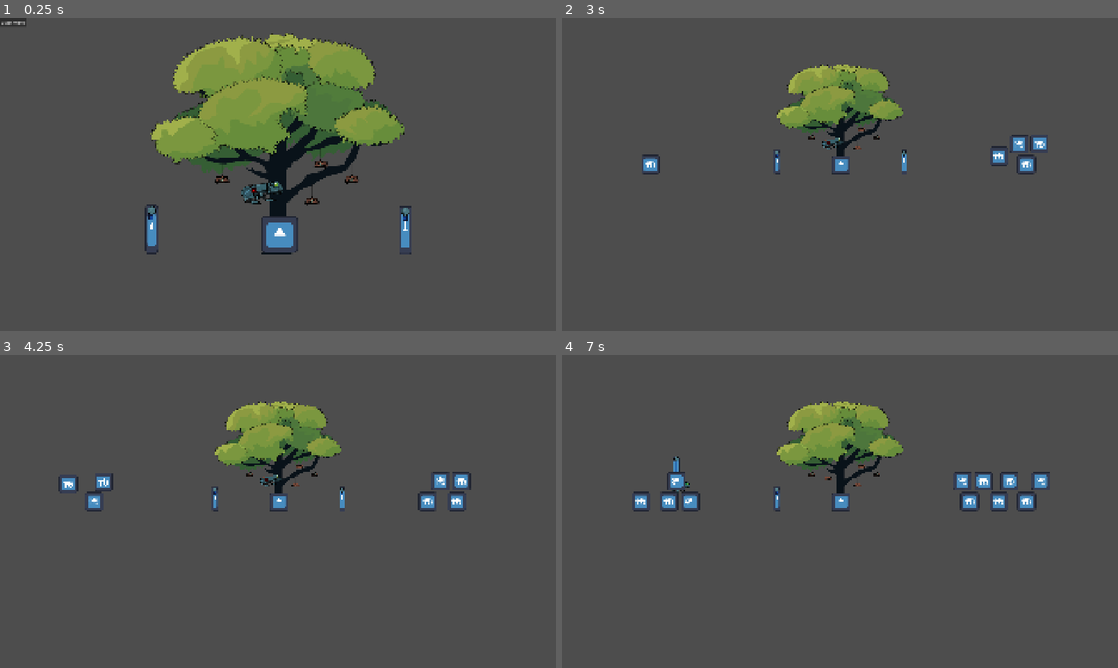
Above: before the commit, frames 1-4 (two rows, left to right).
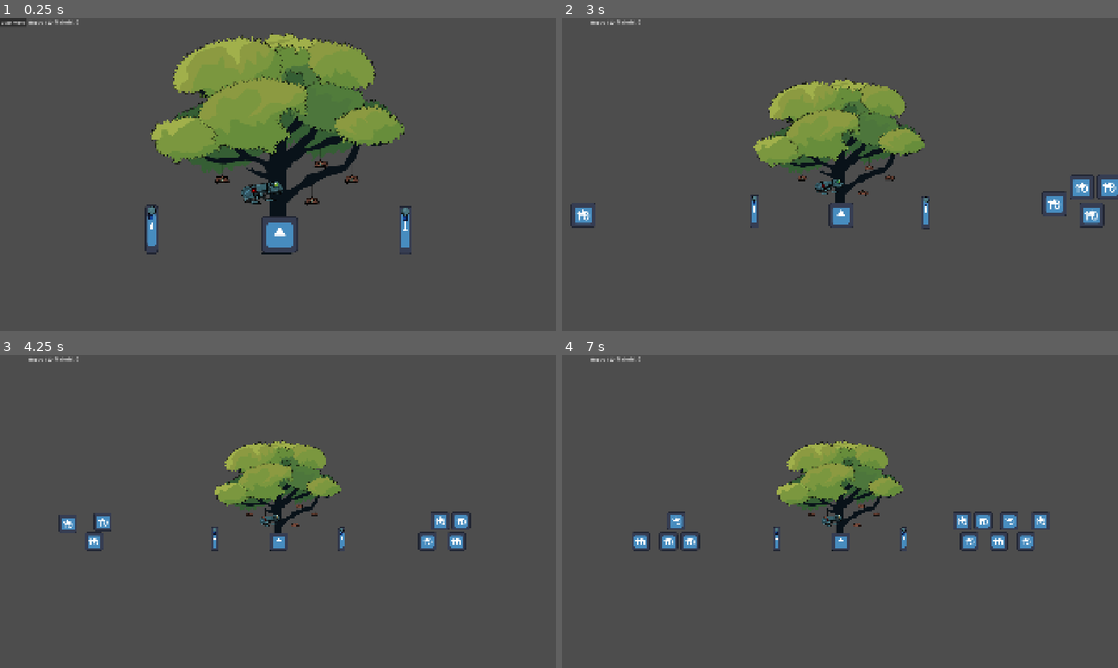
Above: after the commit, the same moments.

Repository: chirp-games/godot-wild-jam-98
Game: Godot game, scene res://game/game.tscn
The game is run twice, just before and just after one commit, with the same random seed, the same clock (stepped at 60 frames per second) and the same inputs. This scene is started directly instead of the project's main scene. The engine's default icon, where the game draws it, is replaced by a stand-in: a white triangle on a blue panel in a dark square.
Inputs (mouse positions are in pixels of both pictures, inside the frame that each line leads up to):
- Up to frame 1 (0.25 s): no input
- Up to frame 2 (3 s): click "Start Wave" at 0.5 s; tap Enter at 1.25, 2.75 s; drag from (712, 227) to (840, 171) at 1.27 s; tap Space at 2 s; drag from (712, 218) to (840, 171) at 2.02 s; move the mouse to (967, 230) at 2.77 s; hold C (enter_command_mode) from 2.78 s (still down); tap Right (r) at 2.85 s; click (967, 230) at 2.92 s
- Up to frame 3 (4.25 s): release C (enter_command_mode) at 3.5 s; click "Start Wave" at 3.5 s
- Up to frame 4 (7 s): drag from (901, 492) to (673, 464) at 4.27 s; drag from (828, 505) to (678, 464) at 5.02 s; drag from (828, 508) to (678, 464) at 5.77 s; click "Start Wave" at 6.5 s

The runs differ from the first frame. In frame 1, less than 0.1% of the frame differs, in the area x 5-15%, y 0-3%; in frame 2, 8.9%; in frame 3, 8.1%; in frame 4, 9.3%, in the area x 5-88%, y 0-63%.

Commit message:
up player movement speed, blend between cameras when entering command mode

Diff:
--- a/game/game.gd
+++ b/game/game.gd
@@ -52,6 +52,11 @@
 		if frogs_to_closest_tower[frog] and frogs_to_closest_tower[frog] != closest_tower:
 			closest_tower_found(frog, frogs_to_closest_tower[frog])
 
+	if in_command_mode:
+		player_camera.zoom = lerp(player_camera.zoom, Vector2(.5, .5), 5 * delta)
+	else:
+		player_camera.zoom = lerp(player_camera.zoom, Vector2(1, 1), 5 * delta)
+
 func _enemy_detected(tower: Tower, enemy: Enemy):
 	var frogs = tower.get_connected_frogs()
 	for frog: MiniFrog in frogs:
@@ -85,10 +90,10 @@
 	create_wire(frog, tower)
 
 func enter_command_mode():
-	command_center_camera.make_current()
+	pass
 
 func exit_command_mode():
-	player_camera.make_current()
+	pass
 
 func _input(event: InputEvent) -> void:
 	if event.is_action_pressed("enter_command_mode") and player.can_enter_command_center_mode:
--- a/game/game.tscn
+++ b/game/game.tscn
@@ -24,6 +24,20 @@
 offset_right = 92.0
 offset_bottom = 31.0
 text = "Start Wave"
+
+[node name="Health" type="Label" parent="UI" unique_id=1120788100]
+offset_left = 98.0
+offset_top = 3.0
+offset_right = 193.0
+offset_bottom = 26.0
+text = "Heath: 100"
+
+[node name="Material" type="Label" parent="UI" unique_id=1950466054]
+offset_left = 189.0
+offset_top = 2.0
+offset_right = 284.0
+offset_bottom = 25.0
+text = "Material: 0"
 
 [node name="World" type="Node2D" parent="." unique_id=2017723709]
 
@@ -66,10 +80,6 @@
 unique_name_in_owner = true
 position = Vector2(-6, -208)
 
-[node name="CommandCenterCamera" type="Camera2D" parent="World" unique_id=1137200469]
-unique_name_in_owner = true
-zoom = Vector2(0.5, 0.5)
-
 [node name="Wires" type="Node2D" parent="World" unique_id=1126853350]
 unique_name_in_owner = true
 
--- a/game/player/player.gd
+++ b/game/player/player.gd
@@ -30,7 +30,7 @@
 		if sign(direction) != walk_dir:
 			walk_dir = sign(direction)
 	if walking > 35:
-		self.apply_central_force(Vector2(525 * walk_dir,-1500))
+		self.apply_central_force(Vector2(700 * walk_dir,-1500))
 
 
 func _integrate_forces(state: PhysicsDirectBodyState2D) -> void:
